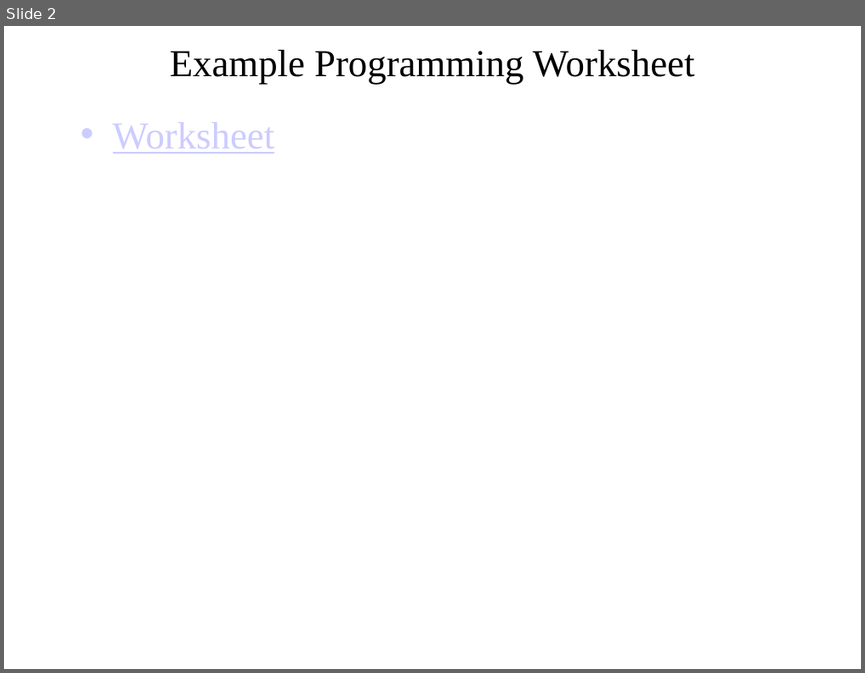
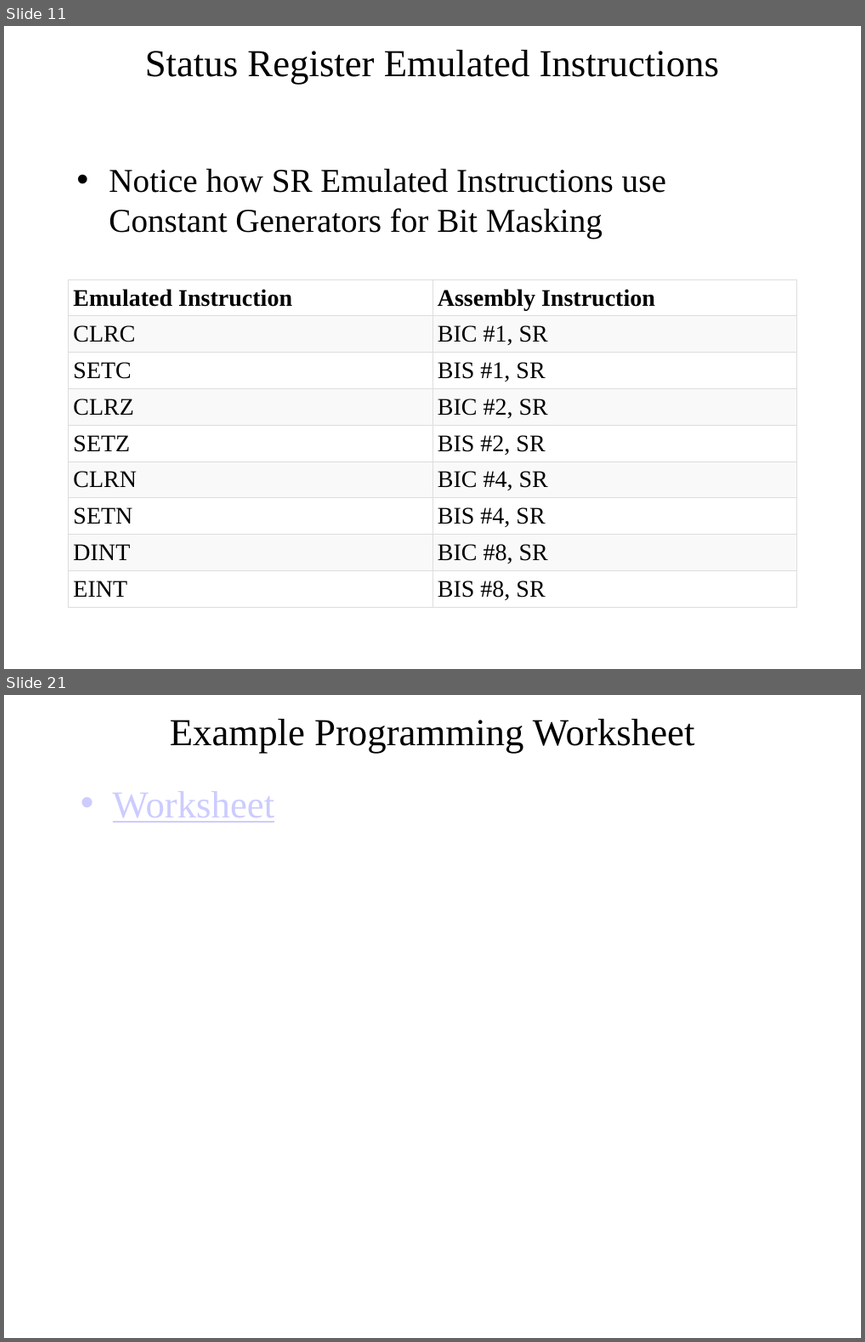
Before and after one commit to pw4rn3r/ECE382, a slide deck: notes/L6/Lsn6.pptx. Shown one above the other, each under a label of ours: slide 2 before the commit, slides 11 and 21 after it; the slides between them are not shown. The pictures are 865x673 and 865x1342 pixels, drawn with LibreOffice and Linux fonts; fonts in the diff are those of the drawing. Boxes give left, top, right and bottom in pixels: in the first picture for what was removed or moved away, otherwise in the second. Text is boxed around its words. In the diff, an @@ line names an element or a change of style, - is before the commit and + after.

```diff
--- a/notes/L6/Lsn6.pptx
+++ b/notes/L6/Lsn6.pptx
@@ slide 11 added at (4, 26, 861, 669), background #FFFFFF @@
@@ title added at (145, 50, 719, 85), 32 pt, text #000000 @@
+Status Register Emulated Instructions
@@ text added at (109, 168, 666, 238), 28 pt, text #000000 @@
+• Notice how SR Emulated Instructions use Constant Generators for Bit Masking
@@ table added at (69, 279, 796, 627), 9 rows, 2 columns @@
+Emulated Instruction | Assembly Instruction
+CLRC | BIC #1, SR
+SETC | BIS #1, SR
+CLRZ | BIC #2, SR
+SETZ | BIS #2, SR
+CLRN | BIC #4, SR
+SETN | BIS #4, SR
+DINT | BIC #8, SR
+EINT | BIS #8, SR
@@ what was slide 2 is now slide 21 @@
```
Also in this commit, not shown: 1 slide changed, 18 other slides added, 1 other file.
